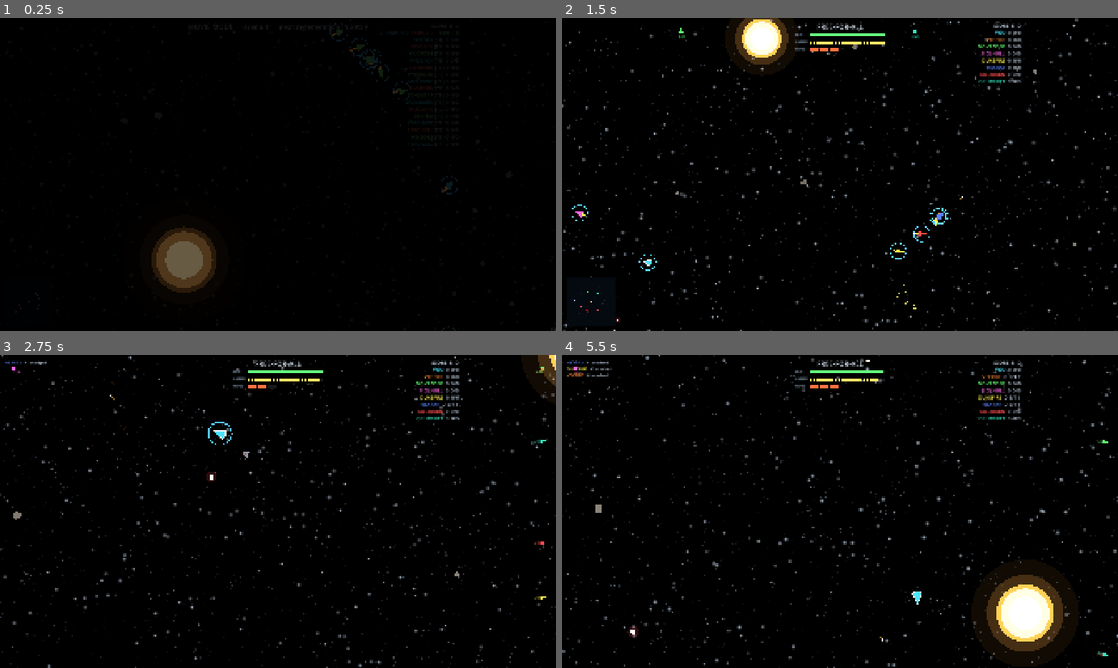
Above: before the commit, frames 1-4 (two rows, left to right).
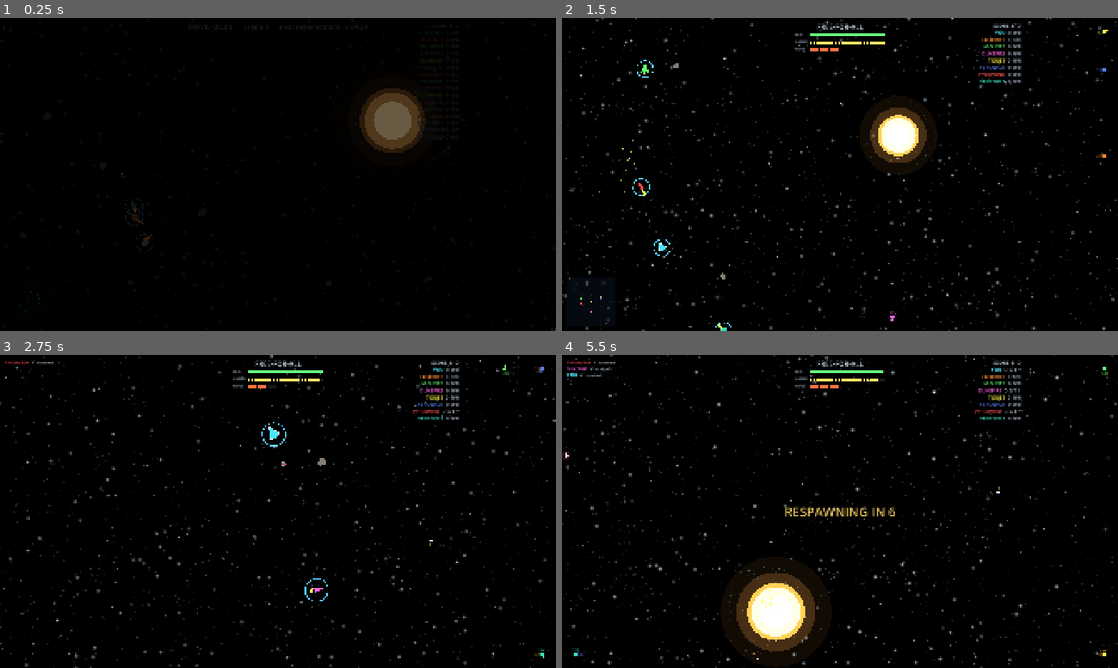
Above: after the commit, the same moments.

Repository: CryptoJones/XSpaceWar-AI
Game: Godot game, scene res://src/ui/main.tscn
The game is run twice, just before and just after one commit, with the same random seed, the same clock (stepped at 60 frames per second) and the same inputs.
Inputs (mouse positions are in pixels of both pictures, inside the frame that each line leads up to):
- Up to frame 1 (0.25 s): no input
- Up to frame 2 (1.5 s): tap Enter at 0.5 s; move the mouse to (962, 158) at 0.52 s; hold D 0.53-1.25 s; tap Shift at 0.6 s; click (962, 158) at 0.67 s; tap Space at 0.77 s; click "PLAY — Skirmish vs AI" at 1.25 s
- Up to frame 3 (2.75 s): move the mouse to (166, 527) at 2.02 s; hold S from 2.03 s (still down); tap M at 2.1 s; tap Space at 2.27 s
- Up to frame 4 (5.5 s): move the mouse to (895, 442) at 2.77 s; release S at 2.78 s; hold D 2.78-3.53 s; hold Enter 2.78-3.53 s; move the mouse to (812, 574) at 3.52 s; hold W 3.53-4.28 s; tap Tab at 3.6 s; click (812, 574) at 3.67 s; tap Space at 3.77, 4.52, 5.27 s; move the mouse to (1006, 558) at 4.27 s; hold A from 4.28 s (still down); tap P at 4.35 s; move the mouse to (673, 464) at 5.02 s; tap F at 5.1 s

The runs differ from the first frame. In frame 1, 4.3% of the frame differs, in the area x 2-83%, y 1-100%; in frame 2, 7.7%; in frame 3, 5.1%; in frame 4, 11%, in the area x 0-100%, y 0-100%.

Commit message:
Planets count control (0 = none) + exact star-gravity test
MATCH option: 0-6 planets orbiting the star (moons follow their
planets, so 0 clears them too); Movie Mode rolls 0-3 per arena. Rides
the arena params for net and replays. The star-gravity test now
generates star-only worlds so the 4x pull ratio is exact (planets
were polluting the probe point).

Co-Authored-By: Claude Fable 5 <noreply@anthropic.com>

Diff:
--- a/src/gameplay/game_session.gd
+++ b/src/gameplay/game_session.gd
@@ -42,6 +42,7 @@
 var respawn_seconds := 6.0         ## death cooldown (player-configurable)
 var lethal_edges := false          ## border kills instead of wrapping
 var star_scale := 1.0              ## star size+gravity multiplier (slider 25 = 1.0)
+var planet_count := 2              ## planets orbiting the star (0 = none)
 var net_rtt_ms := -1               ## display-only: client's measured ping
 var watch_ship_id := -1            ## spectator/replay follow-cam target (-1 = director)
 var match_time := 0.0              ## seconds elapsed this match
@@ -81,6 +82,7 @@
 	num_ships = _rng.randi_range(6, 16)
 	hazard = _rng.randf_range(0.1, 0.6)
 	star_scale = _rng.randf_range(0.5, 2.5)
+	planet_count = _rng.randi_range(0, 3)
 	mode = Mode.TEAM if _rng.randf() < 0.5 else Mode.FFA
 	num_teams = _rng.randi_range(2, 3) if mode == Mode.TEAM else 1
 	difficulty = _rng.randi_range(BotController.Difficulty.VETERAN, BotController.Difficulty.INSANE)
@@ -99,7 +101,7 @@
 	arena_params = ArenaGen.populate(world, {
 		"star_count": 1,  # exactly one gravity well per map
 		"star_scale": clampf(star_scale, 0.2, 4.0),
-		"planets": _rng.randi_range(1, 2),
+		"planets": clampi(planet_count, 0, 6),
 		"hazard": clampf(hazard, 0.0, 1.0),
 		"satellites": _rng.randi_range(0, 2),
 		"mirror": mode == Mode.TEAM,
--- a/src/ui/main.gd
+++ b/src/ui/main.gd
@@ -19,6 +19,7 @@
 var _respawn_spin: SpinBox
 var _hazard_slider: HSlider
 var _star_slider: HSlider
+var _planets_spin: SpinBox
 var _edge_check: CheckButton
 var _ip_edit: LineEdit
 var _server_list: ItemList
@@ -383,6 +384,13 @@
 	_hazard_slider.tooltip_text = "0 = clean space \u00b7 100 = every 3rd cell is a rock"
 	_grid_row(grid, "Asteroids", _hazard_slider)
 
+	_planets_spin = SpinBox.new()
+	_planets_spin.min_value = 0
+	_planets_spin.max_value = 6
+	_planets_spin.value = 2
+	_planets_spin.tooltip_text = "Planets orbiting the star (0 = none; moons follow)"
+	_grid_row(grid, "Planets", _planets_spin)
+
 	_star_slider = HSlider.new()
 	_star_slider.min_value = 5
 	_star_slider.max_value = 100
@@ -751,6 +759,7 @@
 	session.respawn_seconds = _respawn_spin.value
 	session.lethal_edges = _edge_check.button_pressed
 	session.star_scale = _star_slider.value / 25.0
+	session.planet_count = int(_planets_spin.value)
 	session.host_name = _player_name
 	session.start_skirmish(int(_ships_spin.value), mode, _diff_btn.selected)
 	_maybe_start_recording()
@@ -841,6 +850,7 @@
 	session.respawn_seconds = _respawn_spin.value
 	session.lethal_edges = _edge_check.button_pressed
 	session.star_scale = _star_slider.value / 25.0
+	session.planet_count = int(_planets_spin.value)
 	session.host_name = _player_name
 	session.start_skirmish(int(_ships_spin.value), mode, _diff_btn.selected)
 	net_host = NetHost.new(session)
@@ -952,6 +962,7 @@
 	session.respawn_seconds = _respawn_spin.value
 	session.lethal_edges = _edge_check.button_pressed
 	session.star_scale = _star_slider.value / 25.0
+	session.planet_count = int(_planets_spin.value)
 	session.host_name = _player_name
 	session.start_skirmish(int(_ships_spin.value), mode, _diff_btn.selected)
 	net_host = NetHost.new(session)
--- a/tests/run_tests.gd
+++ b/tests/run_tests.gd
@@ -285,10 +285,11 @@
 		"distinct=%d" % seen.size())
 
 func _test_star_scale() -> void:
+	# Planets pull too — generate star-only worlds so the ratio is pure.
 	var w1 := SimWorld.new(SimConfig.from_seed(61))
-	ArenaGen.populate(w1, {"hazard": 0.0, "star_scale": 1.0})
+	ArenaGen.populate(w1, {"hazard": 0.0, "planets": 0, "satellites": 0, "star_scale": 1.0})
 	var w4 := SimWorld.new(SimConfig.from_seed(61))
-	ArenaGen.populate(w4, {"hazard": 0.0, "star_scale": 4.0})
+	ArenaGen.populate(w4, {"hazard": 0.0, "planets": 0, "satellites": 0, "star_scale": 4.0})
 	var p1 := w1.primary_body()
 	var p4 := w4.primary_body()
 	_check("star: scale multiplies mass (gravity) and size",
